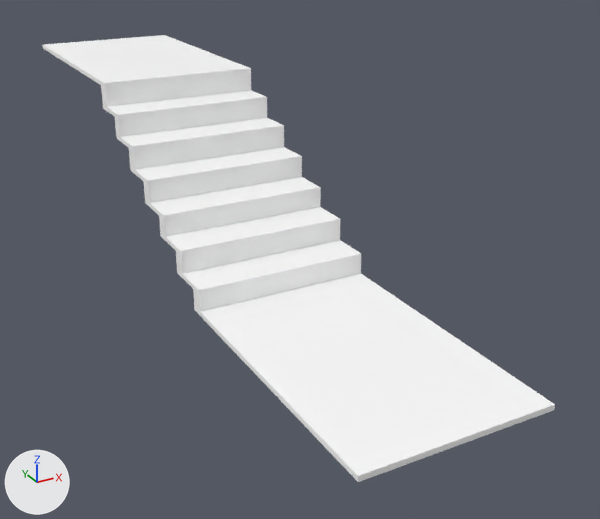
Two versions of the glTF model assets/synty/simple_fantasy_interiors/models/SM_Prop_Rug_Stairs_01.glb, one commit apart.
Both versions are drawn from a camera (50 mm lens) standing at (-0.0276, -0.1418, 0.0285) and looking at (0.0312, -0.0349, -0.0249). The lights are fixed; the arrows at lower left show +X, +Y and +Z.

Script lines for the objects in view, before the commit:
```python
mat_lambert1 = principled_material('lambert1')
mat_lambert1.base_color = (1.0, 1.0, 1.0)  # white #ffffff
mat_lambert1.roughness = 0.553
me_mesh = bpy.data.meshes.new('Mesh')
me_mesh.from_pydata(...)  # 160 vertices, 286 faces; spans x 0.0101..0.0366, y -0.0854..0.0365, z -0.0255..0.0003
me_mesh.materials.append(mat_lambert1)  # white #ffffff
ob_sm_prop_rug_stairs_01 = bpy.data.objects.new('SM_Prop_Rug_Stairs_01', me_mesh)
ob_sm_prop_rug_stairs_01.location = (0.0, 0.0, 0.0)
```
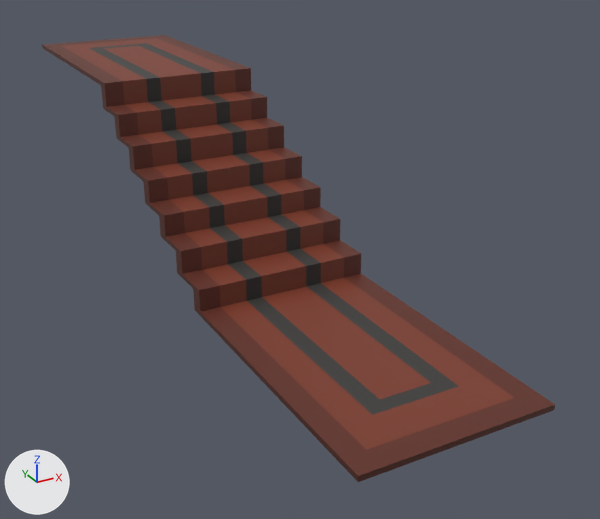
Changed parts and their boxes [x1, y1, x2, y2] in the pictures (600 x 519 px):
'SM_Prop_Rug_Stairs_01', surface changed (white to brown)
    both: [42, 35, 555, 482]

What changed in the scene script:
```text
Add img_simplefantasyinteriorstexture:
    img_simplefantasyinteriorstexture = load_image('SimpleFantasyInteriorsTexture', '_unpacked/SimpleFantasyInteriorsTexture', 1024, 1024, 'sRGB')
Change mat_lambert1:
    remove mat_lambert1.base_color = (1.0, 1.0, 1.0)  # white #ffffff
    add mat_lambert1.texture = img_simplefantasyinteriorstexture
```
